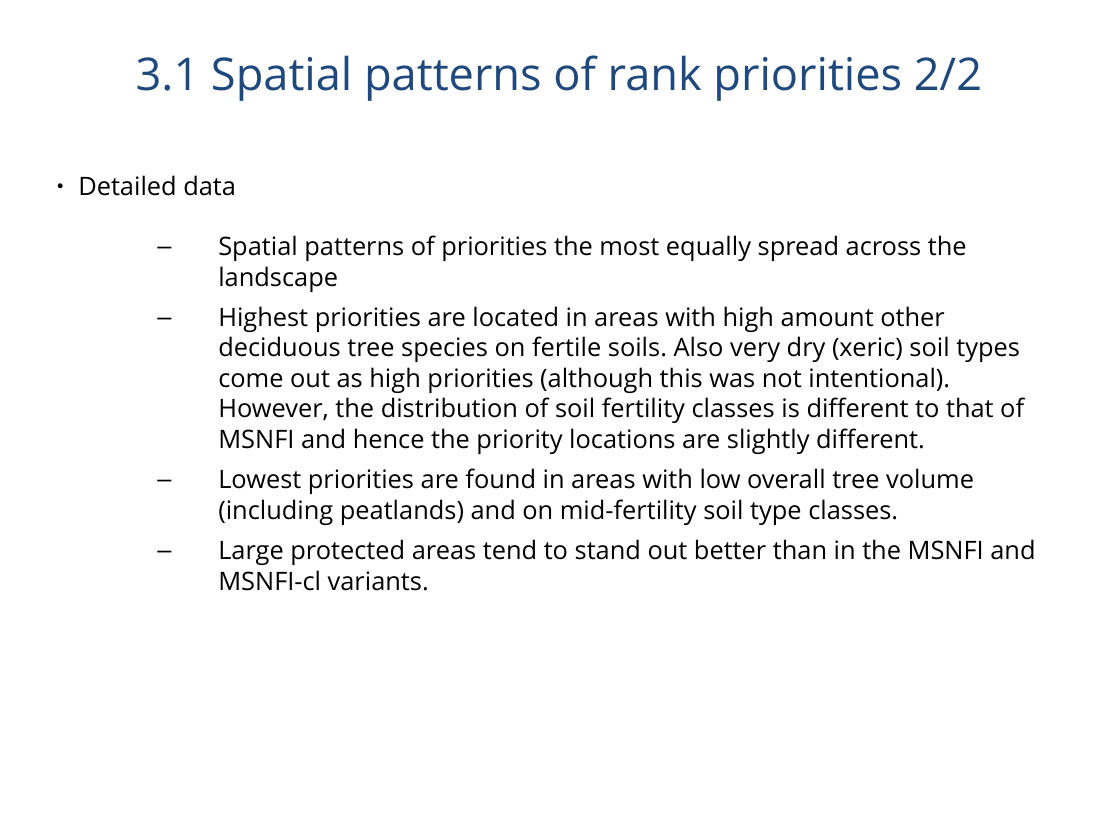
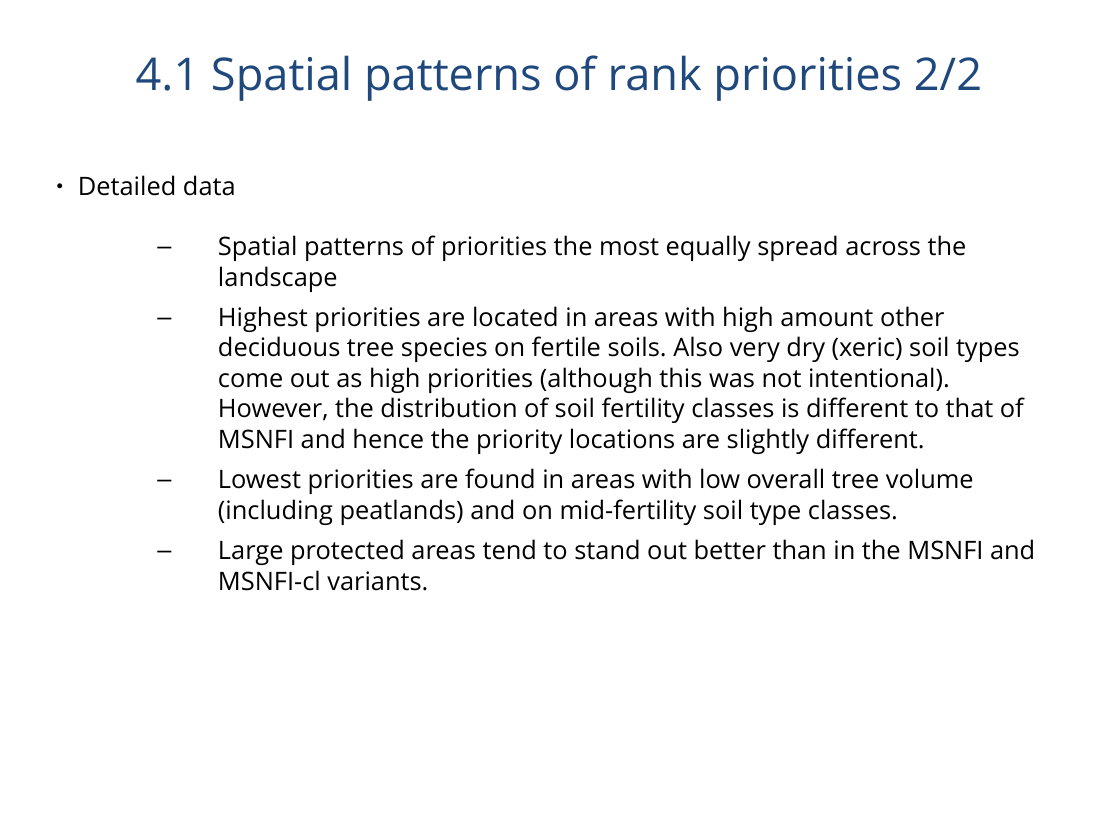
Before and after one commit to jlehtoma/validityms, a slide deck: slide 27 of reports/validity_ms_outline.ppt (slide 25 before the commit). Drawn at 1120x840 pixels with LibreOffice and Linux fonts; fonts in the diff are those of the drawing. Boxes give left, top, right and bottom in pixels: in the first picture for what was removed or moved away, otherwise in the second. Text is boxed around its words. In the diff, an @@ line names an element or a change of style, - is before the commit and + after.

```diff
--- a/reports/validity_ms_outline.ppt
+++ b/reports/validity_ms_outline.ppt
@@ title at <box>136,55,982,101</box>: text changed @@
-3.1 Spatial patterns of rank priorities 2/2
+4.1 Spatial patterns of rank priorities 2/2
```
Also in this commit, not shown: 18 other slides changed, 2 slides added, 1 other file.
